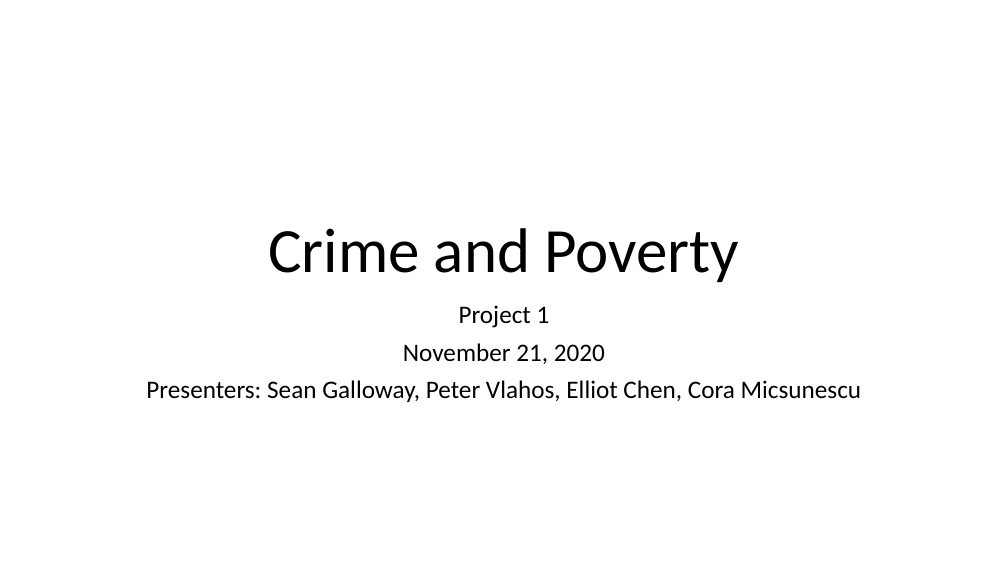
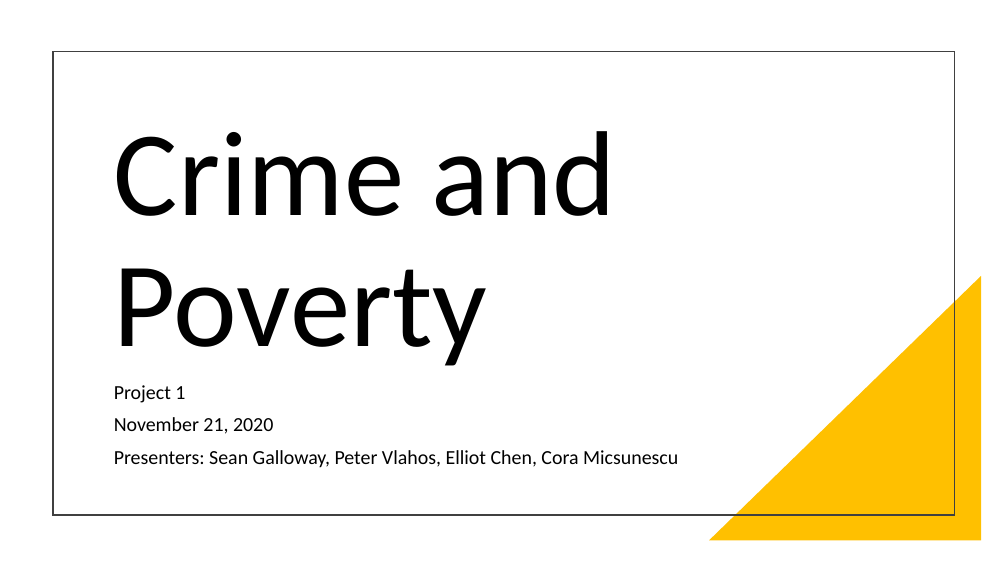
Before and after one commit to sean-galloway/Crime_and_Poverty, a slide deck: slide 1 of Project_1_Presentation.pptx. Drawn at 1008x567 pixels with LibreOffice and Linux fonts; fonts in the diff are those of the drawing. Boxes give left, top, right and bottom in pixels: in the first picture for what was removed or moved away, otherwise in the second. Text is boxed around its words. In the diff, an @@ line names an element or a change of style, - is before the commit and + after.

```diff
--- a/Project_1_Presentation.pptx
+++ b/Project_1_Presentation.pptx
@@ rectangle added at bbox=[53, 51, 955, 515], outline #404040 1.5 pt @@
@@ title "Crime and Poverty": place and size @@
-title "Crime and Poverty" at bbox=[268, 228, 740, 282]
+title "Crime and Poverty" at bbox=[114, 131, 617, 366]
@@ title "Crime and Poverty" at bbox=[114, 131, 617, 366]: size 60 to 115 pt; alignment centre to left @@
@@ right triangle added at bbox=[709, 276, 982, 541], fill #FFC000 @@
@@ subtitle "Project 1": place and size @@
-subtitle "Project 1" at bbox=[146, 305, 861, 402]
+subtitle "Project 1" at bbox=[114, 385, 678, 468]
@@ subtitle "Project 1" at bbox=[114, 385, 678, 468]: size 24 to 19 pt; alignment centre to left @@
```
Also in this commit, not shown: 10 other slides changed, 2 slides added, 2 slides removed, 1 other file.
